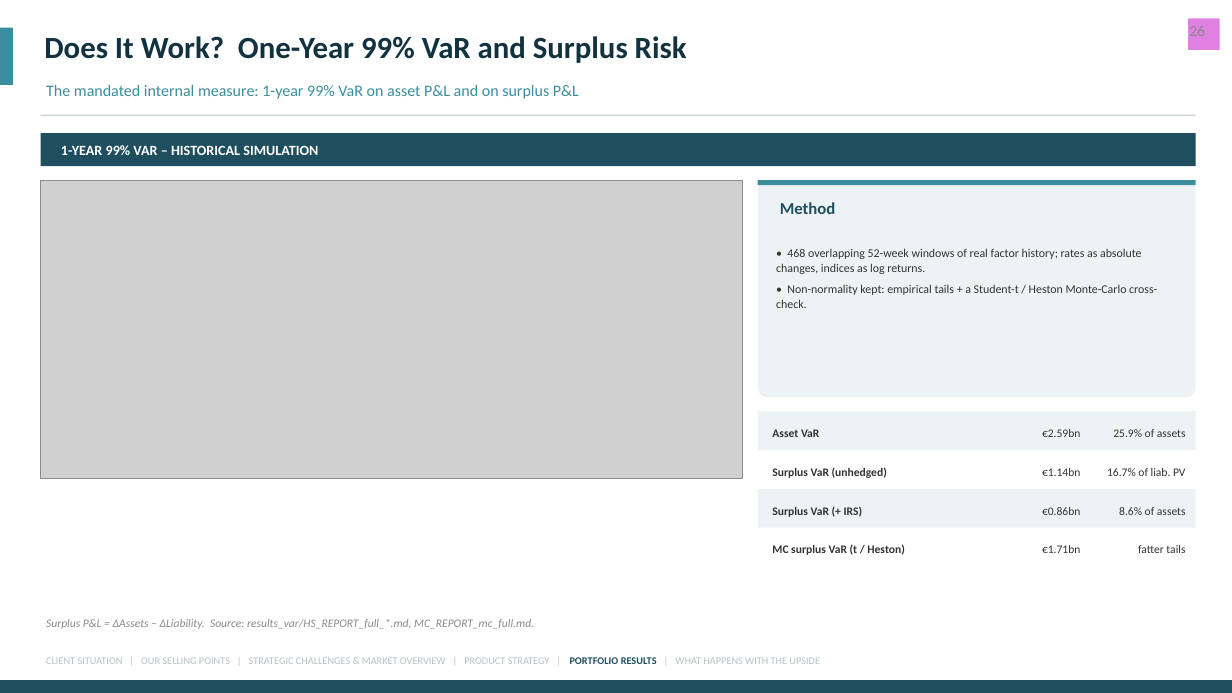
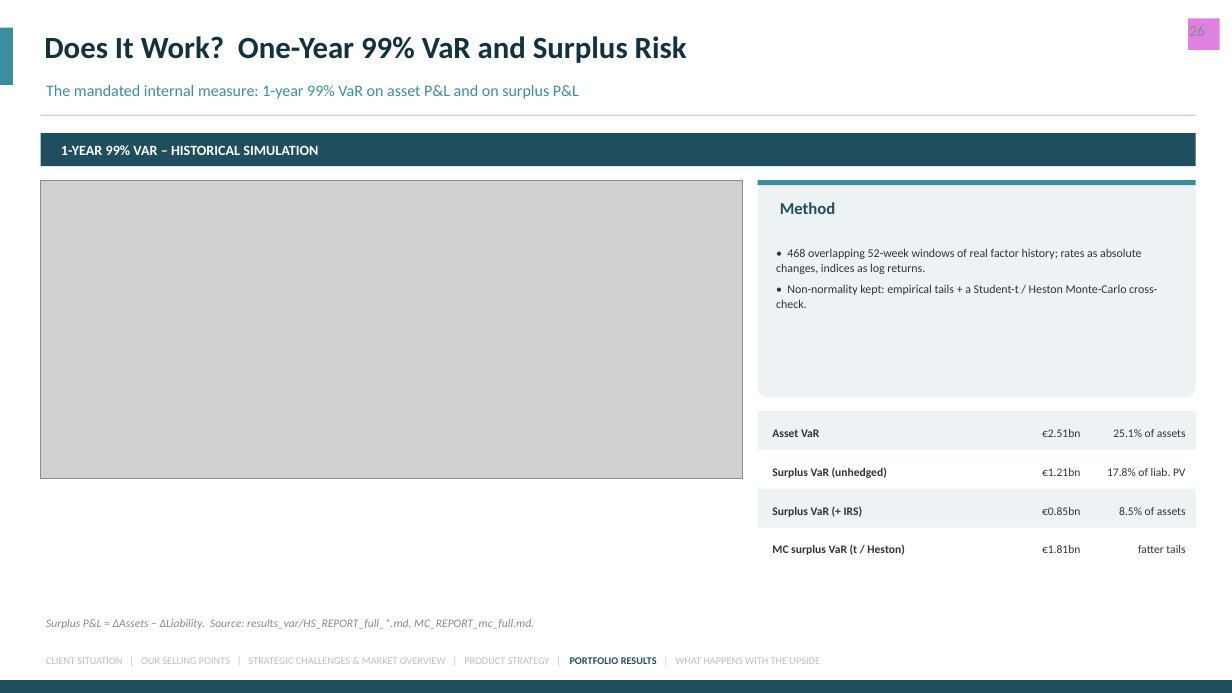
Before and after one commit to benthebender/Financ-Engeneering, a slide deck: slide 32 of Case 3/presentation/All-Kanns_Asset_Management.pptx. Drawn at 1232x693 pixels with LibreOffice and Linux fonts; fonts in the diff are those of the drawing; grey boxes stand for pictures. Boxes give left, top, right and bottom in pixels: in the first picture for what was removed or moved away, otherwise in the second. Text is boxed around its words. In the diff, an @@ line names an element or a change of style, - is before the commit and + after.

```diff
--- a/Case 3/presentation/All-Kanns_Asset_Management.pptx
+++ b/Case 3/presentation/All-Kanns_Asset_Management.pptx
@@ text at box(1042, 429, 1080, 437): text changed @@
-€2.59bn
+€2.51bn
@@ text at box(1113, 429, 1186, 437): text changed @@
-25.9% of assets
+25.1% of assets
@@ text at box(1042, 468, 1080, 476): text changed @@
-€1.14bn
+€1.21bn
@@ text at box(1107, 468, 1185, 476): text changed @@
-16.7% of liab. PV
+17.8% of liab. PV
@@ text at box(1042, 507, 1080, 515): text changed @@
-€0.86bn
+€0.85bn
@@ text at box(1119, 507, 1186, 515): text changed @@
-8.6% of assets
+8.5% of assets
@@ text at box(1042, 545, 1080, 553): text changed @@
-€1.71bn
+€1.81bn
```
Also in this commit, not shown: 5 other slides changed, 36 other files.
